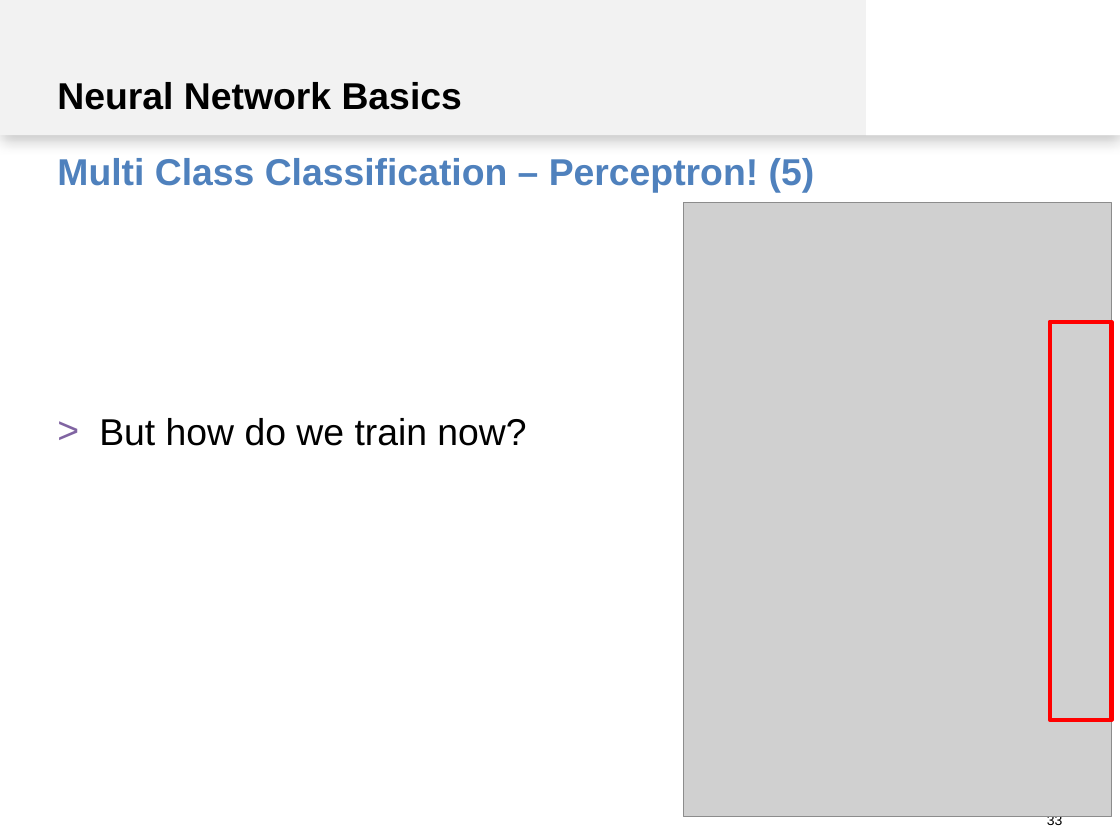
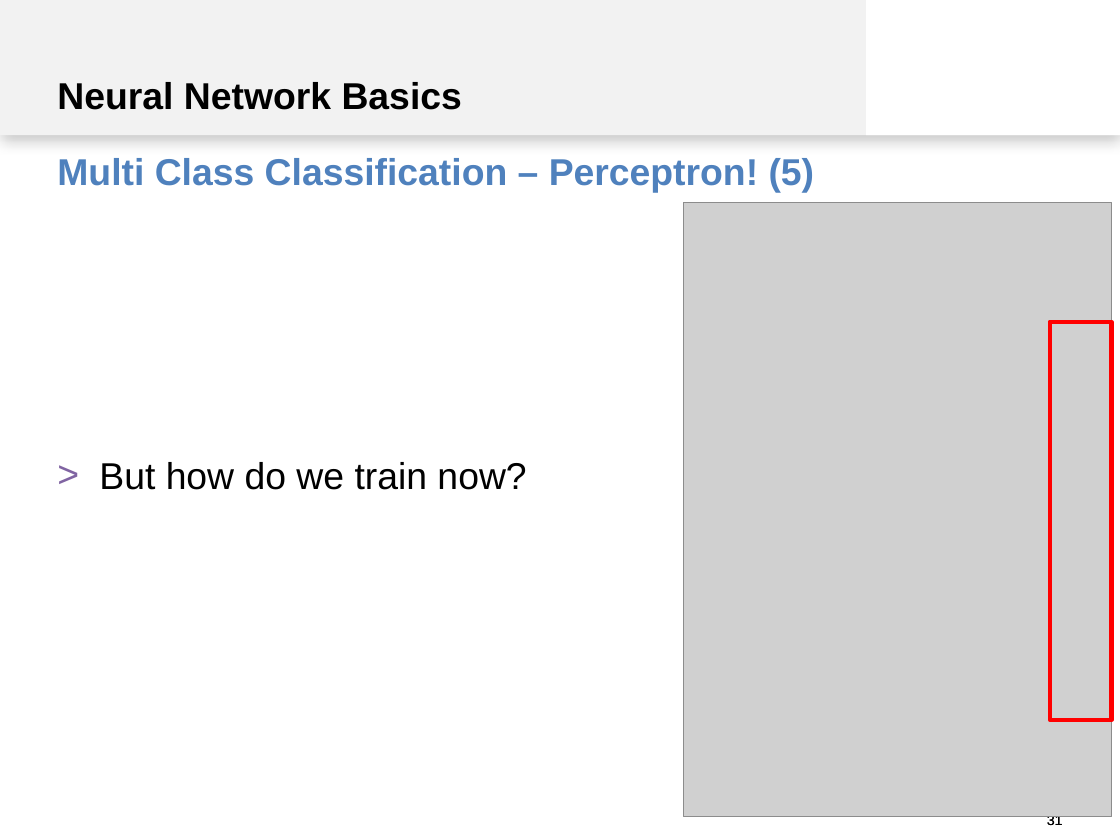
Before and after one commit to spinfo/LSS_DLwithText, a slide deck: slide 31 of docs/introduction.pptx (slide 33 before the commit). Drawn at 1120x840 pixels with LibreOffice and Linux fonts; fonts in the diff are those of the drawing; grey boxes stand for pictures. Boxes give left, top, right and bottom in pixels: in the first picture for what was removed or moved away, otherwise in the second. Text is boxed around its words. In the diff, an @@ line names an element or a change of style, - is before the commit and + after.

```diff
--- a/docs/introduction.pptx
+++ b/docs/introduction.pptx
@@ text "But how do we train ..." at bbox=[99, 462, 526, 490]: indent changed @@
@@ page number added at bbox=[560, 800, 1063, 840], 9 pt, text #000000 @@
+31
@@ page number at bbox=[1047, 816, 1063, 828]: text changed @@
-33
+31
```
Also in this commit, not shown: 34 other slides changed, 2 slides added, 3 slides removed.
